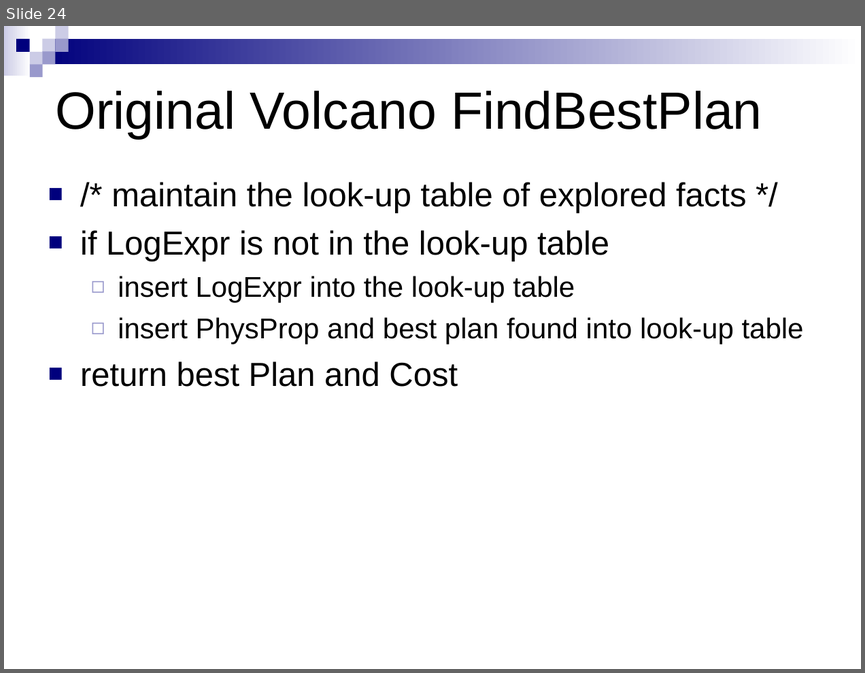
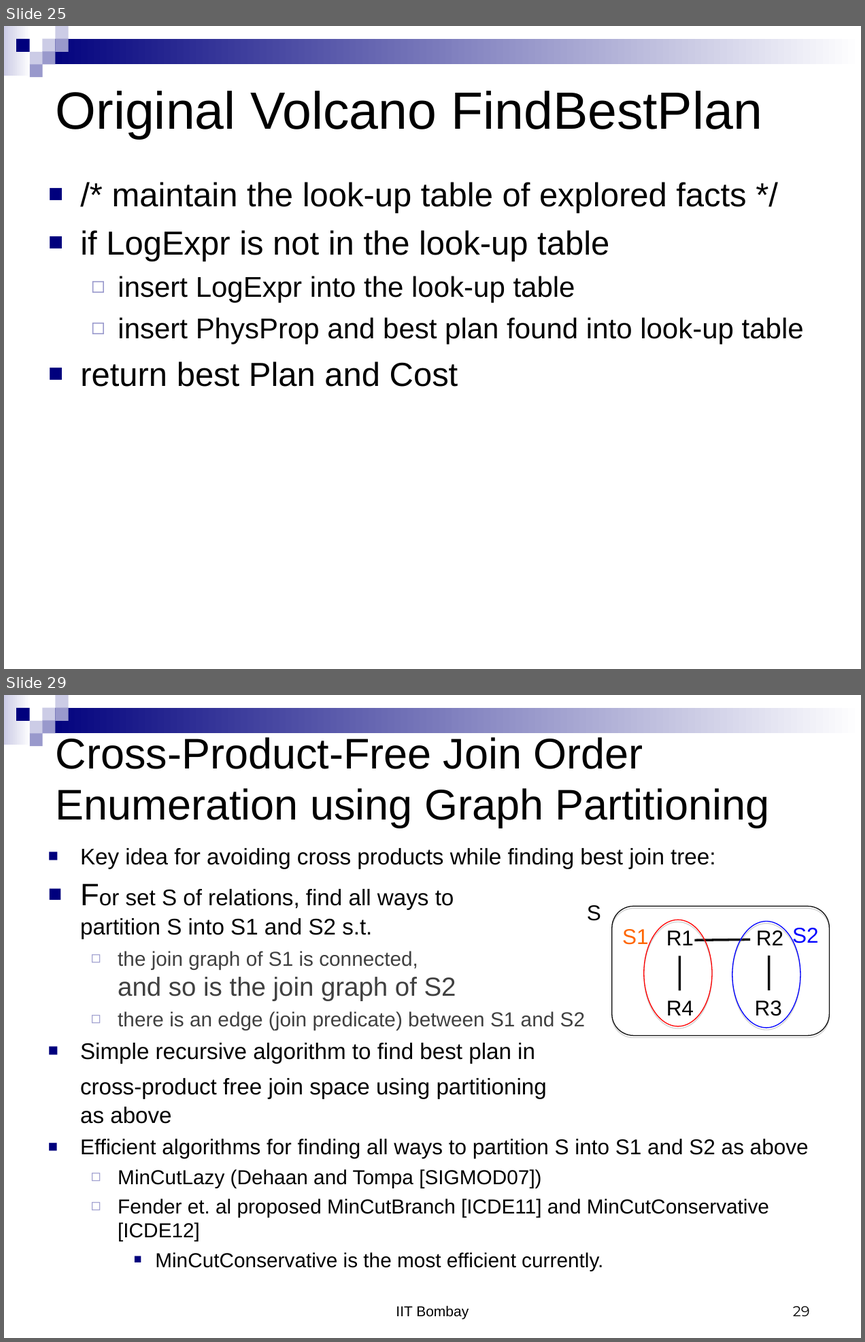
Before and after one commit to sungsoo/sungsoo.github.io, a slide deck: articles/VolcanoOptimizer.ppt. Shown one above the other, each under a label of ours: slide 24 before the commit, slides 25 and 29 after it; the slides between them are not shown. The pictures are 865x673 and 865x1342 pixels, drawn with LibreOffice and Linux fonts; fonts in the diff are those of the drawing. Boxes give left, top, right and bottom in pixels: in the first picture for what was removed or moved away, otherwise in the second. Text is boxed around its words. In the diff, an @@ line names an element or a change of style, - is before the commit and + after.

```diff
--- a/articles/VolcanoOptimizer.ppt
+++ b/articles/VolcanoOptimizer.ppt
@@ slide 29 added at bbox=[4, 695, 861, 1338], background #FFFFFF; not listed: 9 template elements that a slide beside it also shows @@
@@ title added at bbox=[56, 737, 770, 828], 36 pt, text #000000 @@
+Cross-Product-Free Join Order Enumeration using Graph Partitioning
@@ text added at bbox=[80, 848, 808, 1270], 17 pt, text #000000 @@
+■ Key idea for avoiding cross products while finding best join tree:
+■ For set S of relations, find all ways to partition S into S1 and S2 s.t.
+  ◻ the join graph of S1 is connected,
+    and so is the join graph of S2
+  ◻ there is an edge (join predicate) between S1 and S2
+■ Simple recursive algorithm to find best plan in
+  cross-product free join space using partitioning
+  as above
+■ Efficient algorithms for finding all ways to partition S into S1 and S2 as above
+  ◻ MinCutLazy (Dehaan and Tompa [SIGMOD07])
+  ◻ Fender et. al proposed MinCutBranch [ICDE11] and MinCutConservative [ICDE12]
+    ■ MinCutConservative is the most efficient currently.
@@ text added at bbox=[587, 905, 601, 921], 18 pt, text #000000 @@
+S
@@ rounded rectangle added at bbox=[611, 906, 829, 1035], outline #0D0D0D 0.74 pt @@
@@ text added at bbox=[622, 929, 648, 948], 18 pt, text #FF6600 @@
+S1
@@ ellipse added at bbox=[644, 919, 713, 1025], outline #FF0000 0.74 pt @@
@@ text added at bbox=[666, 930, 694, 945], 18 pt, text #000000 @@
+R1
@@ line added from (695, 940) to (750, 939), #0D0D0D 2.01 pt @@
@@ ellipse added at bbox=[732, 921, 800, 1028], outline #0000FF 0.74 pt @@
@@ text added at bbox=[756, 928, 783, 945], 18 pt, text #000000 @@
+R2
@@ text added at bbox=[792, 928, 818, 947], 18 pt, text #0000FF @@
+S2
@@ line added from (679, 955) to (679, 991), #0D0D0D 2.01 pt @@
@@ line added from (769, 955) to (769, 989), #0D0D0D 2.01 pt @@
@@ text added at bbox=[666, 1000, 694, 1015], 18 pt, text #000000 @@
+R4
@@ text added at bbox=[755, 1000, 782, 1016], 18 pt, text #000000 @@
+R3
@@ text added at bbox=[396, 1305, 468, 1319], 12 pt, text #000000 @@
+IIT Bombay
@@ page number added at bbox=[793, 1306, 810, 1316], 12 pt, text #000000 @@
+29
@@ what was slide 24 is now slide 25 @@
```
Also in this commit, not shown: 1 slide changed, 6 other slides added, 5 other files.
